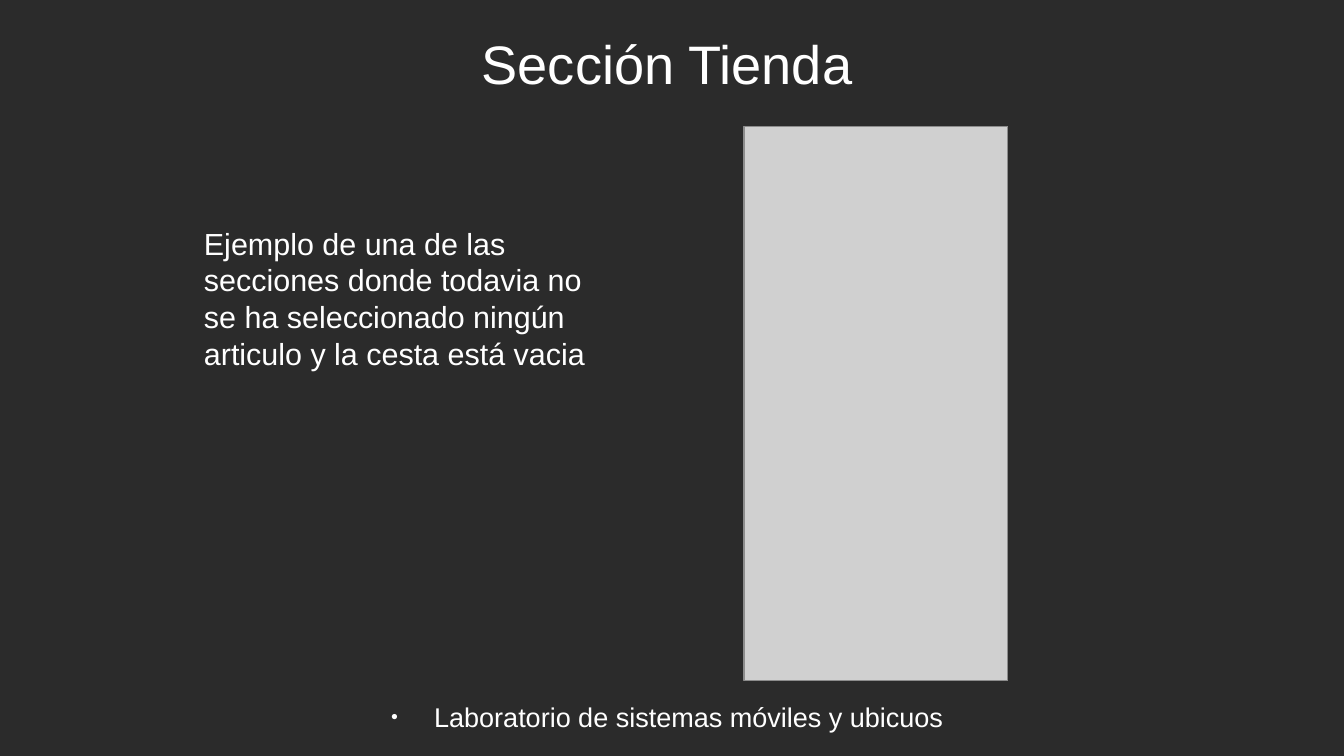
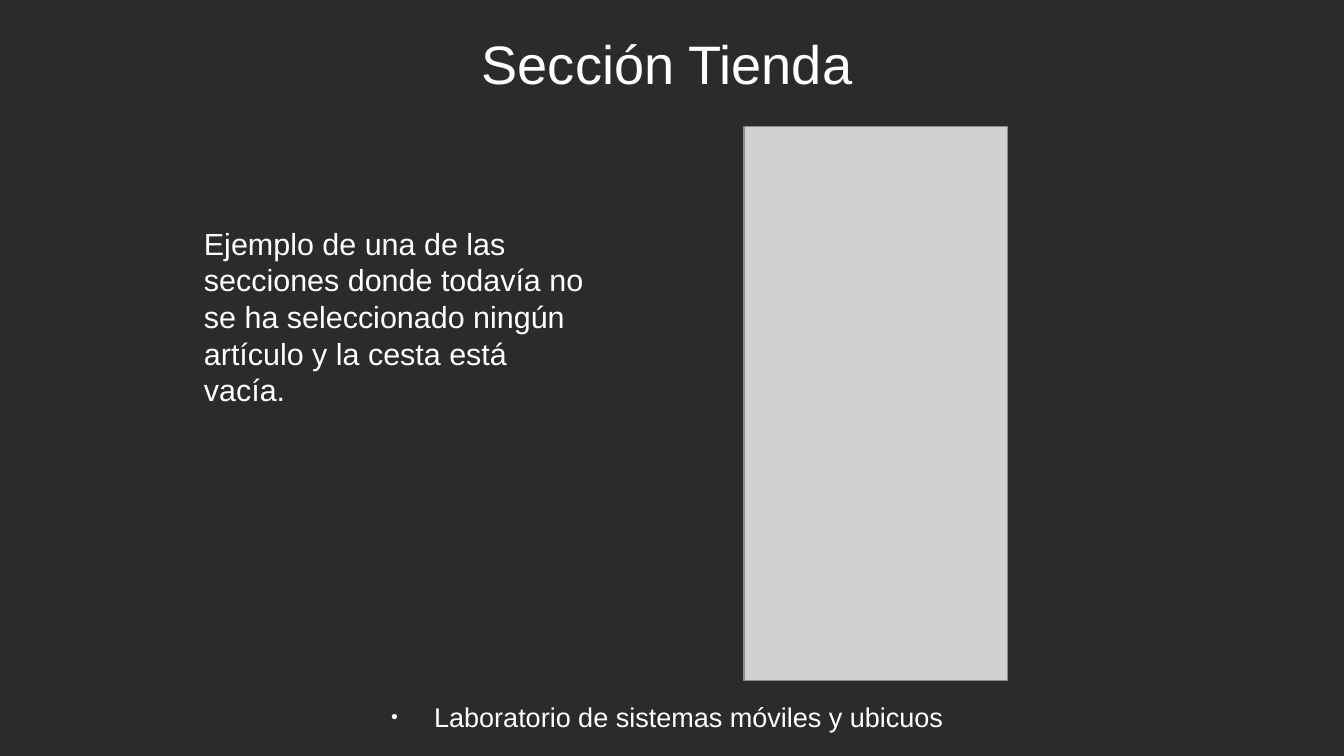
Before and after one commit to rubenmr13/PracticaFinal-LSMU, a slide deck: slide 4 of ProyectoFinal.odp. Drawn at 1344x756 pixels with LibreOffice and Linux fonts; fonts in the diff are those of the drawing; grey boxes stand for pictures; background and template pictures are left out; a plain dark background stands for a picture behind light text. Boxes give left, top, right and bottom in pixels: in the first picture for what was removed or moved away, otherwise in the second. Text is boxed around its words. In the diff, an @@ line names an element or a change of style, - is before the commit and + after.

```diff
--- a/ProyectoFinal.odp
+++ b/ProyectoFinal.odp
@@ text at (204, 233, 583, 402): text changed @@
-Ejemplo de una de las secciones donde todavia no se ha seleccionado ningún articulo y la cesta está vacia
+Ejemplo de una de las secciones donde todavía no se ha seleccionado ningún artículo y la cesta está vacía.
```
Also in this commit, not shown: 14 other slides changed, 1 slide added, 1 other file.
